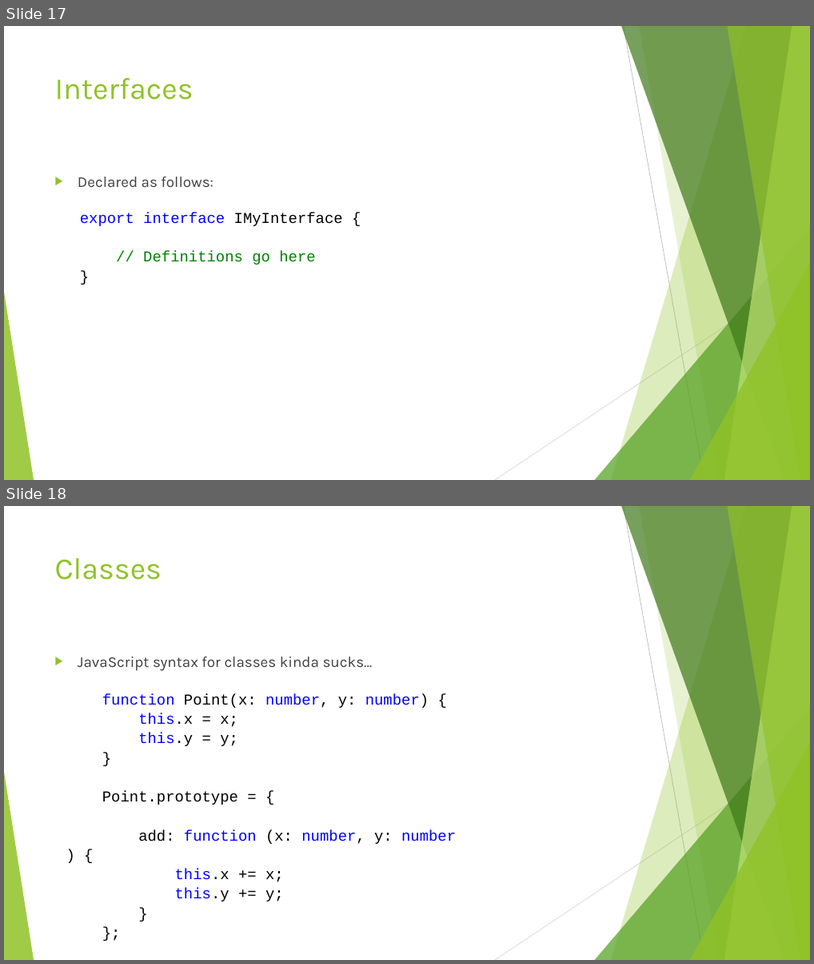
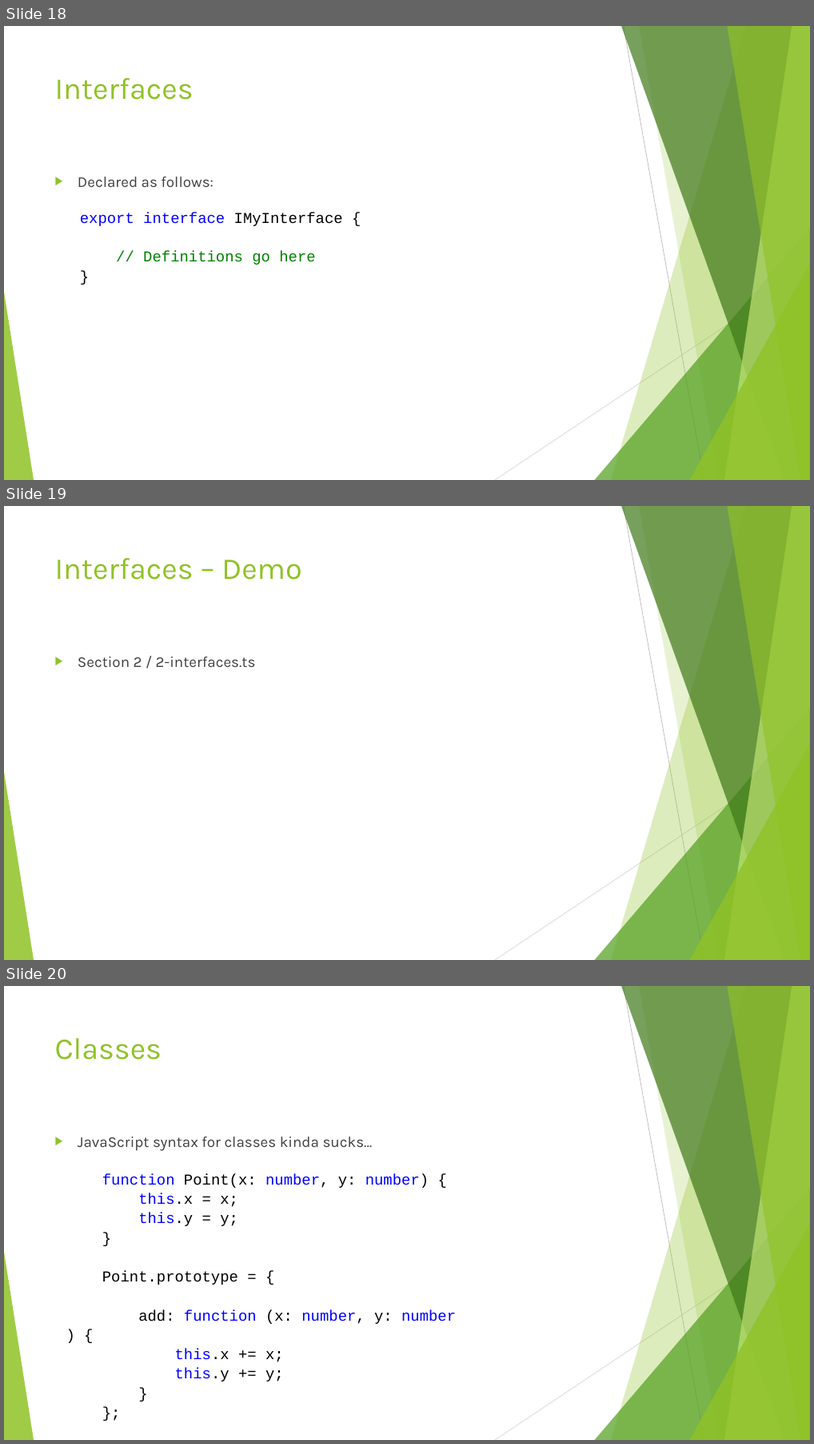
Before and after one commit to dflor003/typescript-fundamentals, a slide deck: Presentation/TypeScriptFundamentals.pptx. Shown one above the other, each under a label of ours: slides 17 and 18 before the commit, slides 18, 19 and 20 after it. The pictures are 814x964 and 814x1444 pixels, drawn with LibreOffice and Linux fonts; fonts in the diff are those of the drawing. Boxes give left, top, right and bottom in pixels: in the first picture for what was removed or moved away, otherwise in the second. Text is boxed around its words. In the diff, an @@ line names an element or a change of style, - is before the commit and + after.

Commit message:
DanilF: Added section on inheritance.

```diff
--- a/Presentation/TypeScriptFundamentals.pptx
+++ b/Presentation/TypeScriptFundamentals.pptx
@@ slide 19 added at (4, 506, 810, 960), background #FFFFFF; not listed: 10 template elements that a slide beside it also shows @@
@@ title added at (55, 558, 302, 580), 36 pt, text #90C226 @@
+Interfaces – Demo
@@ text added at (78, 656, 256, 667), 18 pt, text #404040 @@
+▶ Section 2 / 2-interfaces.ts
@@ what was slide 17 is now slide 18 @@
@@ what was slide 18 is now slide 20 @@
```
Also in this commit, not shown: 4 other slides added, 6 other files.
